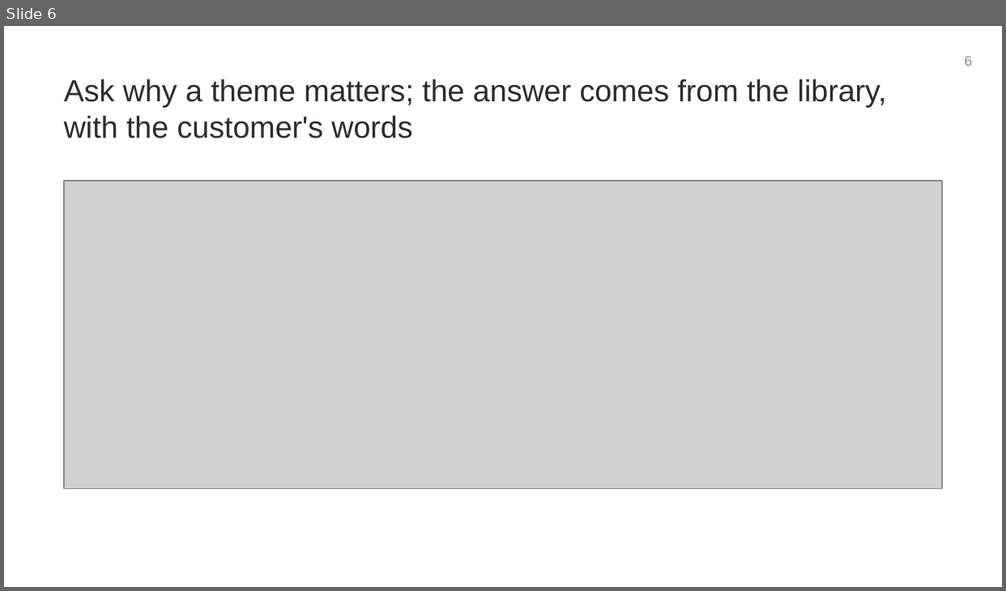
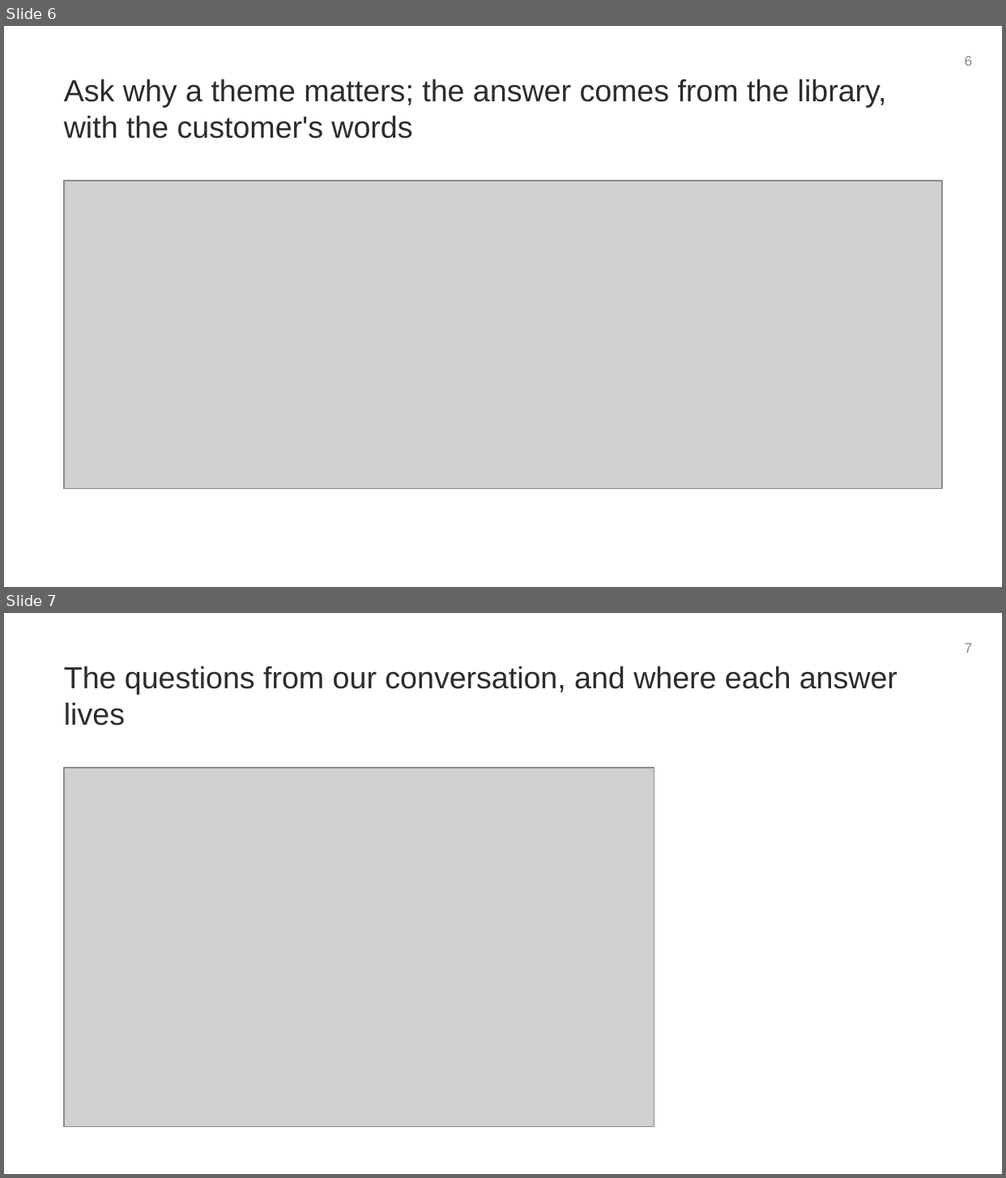
Before and after one commit to jimit1/feature-bug-requests, a slide deck: deck/Feature-Bug-Requests.pptx. Shown one above the other, each under a label of ours: slide 6 before the commit, slides 6 and 7 after it. The pictures are 1006x591 and 1006x1178 pixels, drawn with LibreOffice and Linux fonts; fonts in the diff are those of the drawing; grey boxes stand for pictures. Boxes give left, top, right and bottom in pixels: in the first picture for what was removed or moved away, otherwise in the second. Text is boxed around its words. In the diff, an @@ line names an element or a change of style, - is before the commit and + after.

Commit message:
deck: the panel's questions answered on slide 7; readme images

```diff
--- a/deck/Feature-Bug-Requests.pptx
+++ b/deck/Feature-Bug-Requests.pptx
@@ slide 7 added at (x1=4, y1=613, x2=1002, y2=1174), background #FFFFFF @@
@@ text added at (x1=965, y1=643, x2=973, y2=653), 10 pt, text #888780 @@
+7
@@ text added at (x1=64, y1=666, x2=897, y2=726), 22 pt, text #2C2C2A @@
+The questions from our conversation, and where each answer lives
@@ picture added at (x1=64, y1=768, x2=654, y2=1127) @@
```
Also in this commit, not shown: 2 slides changed, 9 other files.
